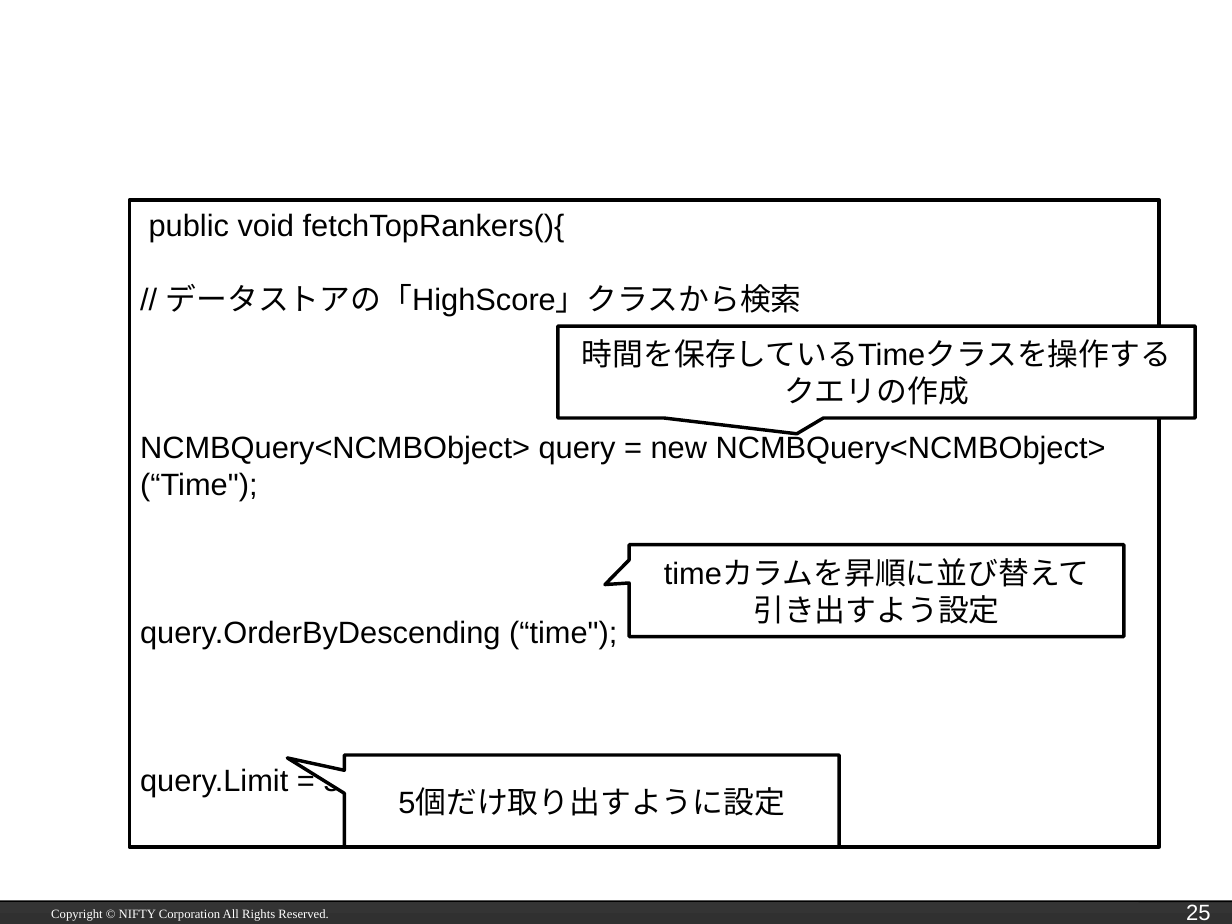
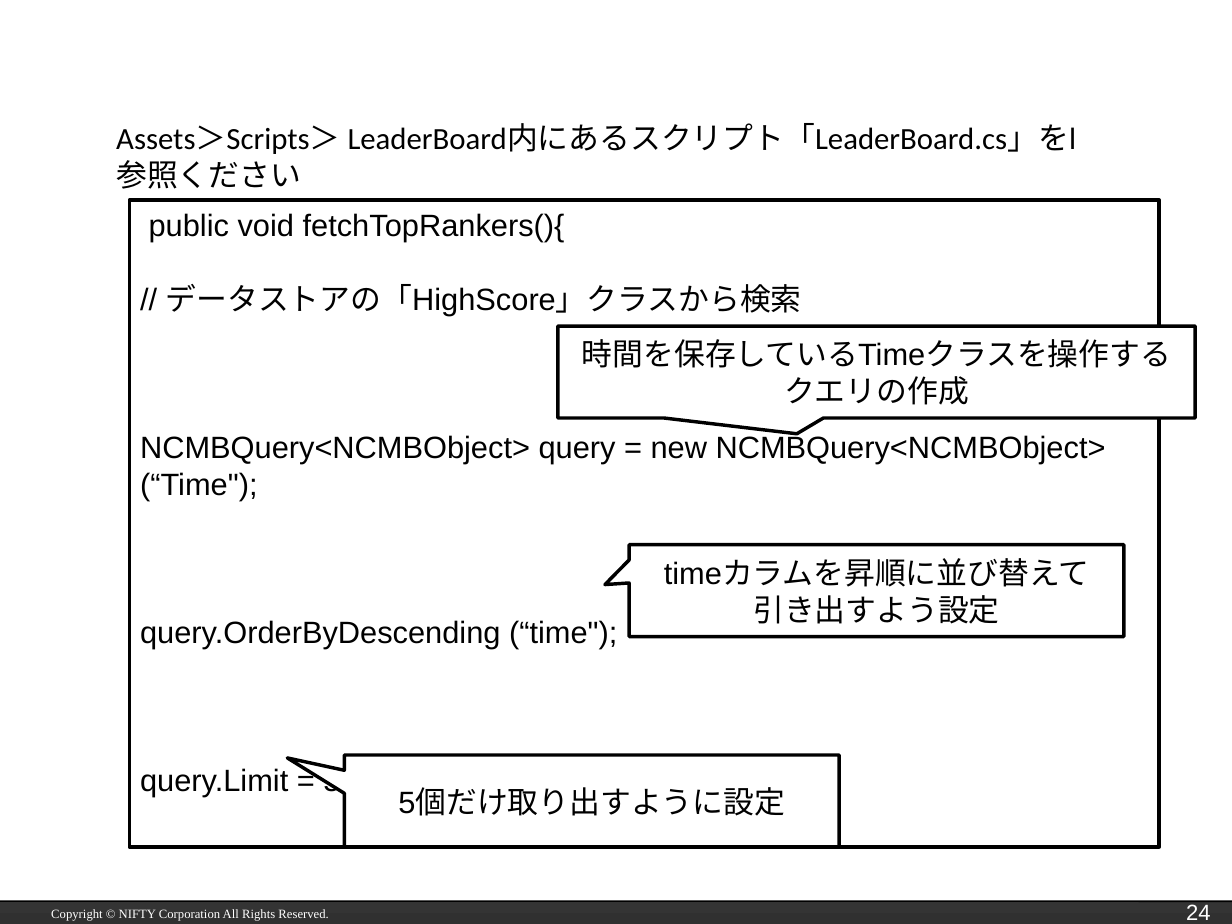
Before and after one commit to hounenhounen/test_hacoscon, a slide deck: slide 24 of NCMB_BitSummit_hacosco.pptx (slide 25 before the commit). Drawn at 1232x924 pixels with LibreOffice and Linux fonts; fonts in the diff are those of the drawing; background and template pictures are left out. Boxes give left, top, right and bottom in pixels: in the first picture for what was removed or moved away, otherwise in the second. Text is boxed around its words. In the diff, an @@ line names an element or a change of style, - is before the commit and + after.

```diff
--- a/NCMB_BitSummit_hacosco.pptx
+++ b/NCMB_BitSummit_hacosco.pptx
@@ text added at bbox=[116, 124, 1077, 189], 18 pt, text #000000 @@
+Assets＞Scripts＞ LeaderBoard内にあるスクリプト「LeaderBoard.cs」をl
+参照ください
@@ page number at bbox=[1186, 904, 1210, 920]: text changed @@
-25
+24
```
Also in this commit, not shown: 6 other slides changed, 2 slides added, 1 slide removed, 56 other files.
